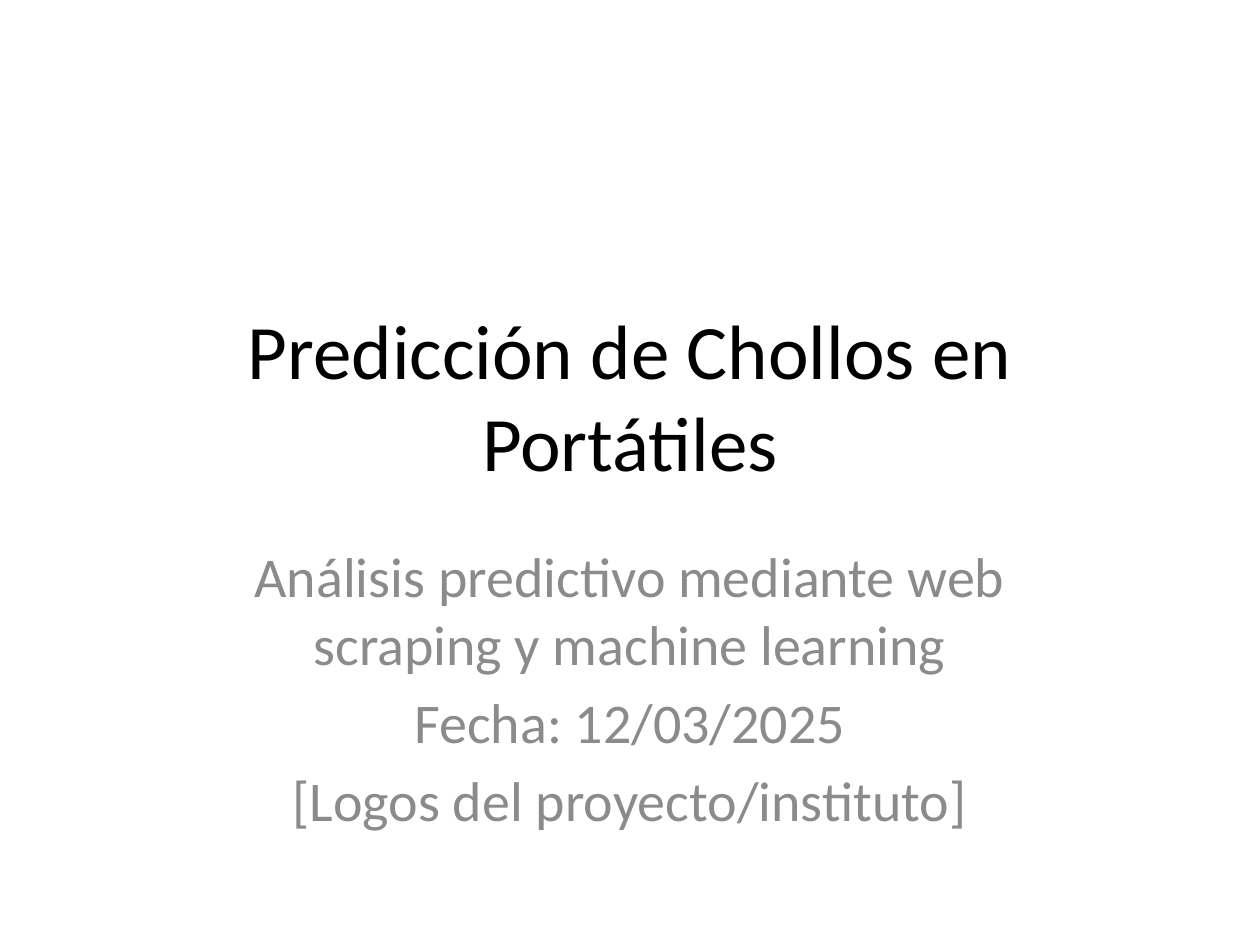
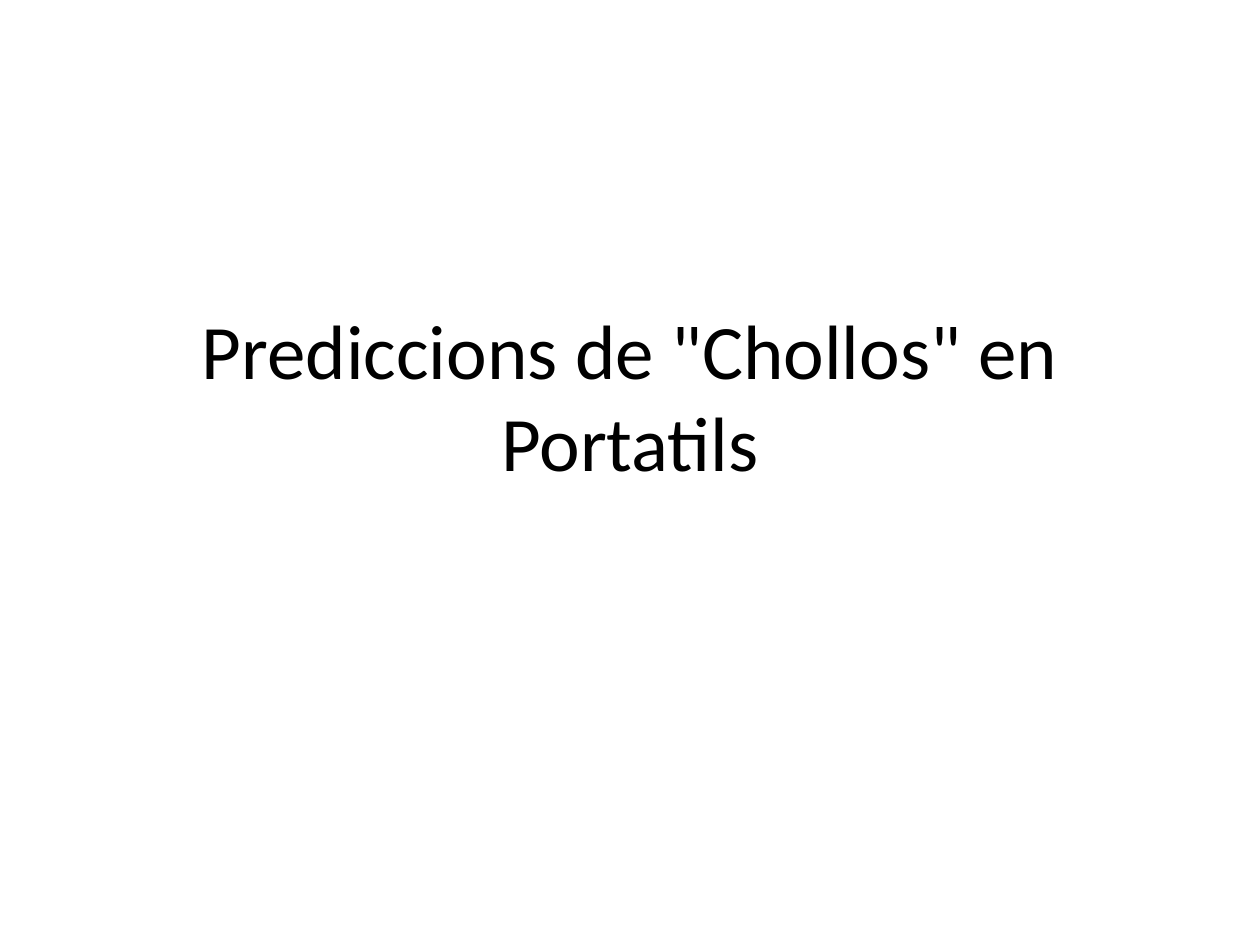
Before and after one commit to OlVeRaS94/PROYECTO-PIA-OFERTAS, a slide deck: slide 1 of presentacion_chollos.pptx. Drawn at 1260x945 pixels with LibreOffice and Linux fonts; fonts in the diff are those of the drawing. Boxes give left, top, right and bottom in pixels: in the first picture for what was removed or moved away, otherwise in the second. Text is boxed around its words. In the diff, an @@ line names an element or a change of style, - is before the commit and + after.

```diff
--- a/presentacion_chollos.pptx
+++ b/presentacion_chollos.pptx
@@ title at (202,325,1057,472): text changed @@
-Predicción de Chollos en Portátiles
+Prediccions de "Chollos" en Portatils
@@ subtitle removed at (255,558,1004,831) @@
-Análisis predictivo mediante web scraping y machine learning
-Fecha: 12/03/2025
-[Logos del proyecto/instituto]
```
Also in this commit, not shown: 2 other slides changed, 16 slides added, 5 slides removed.
